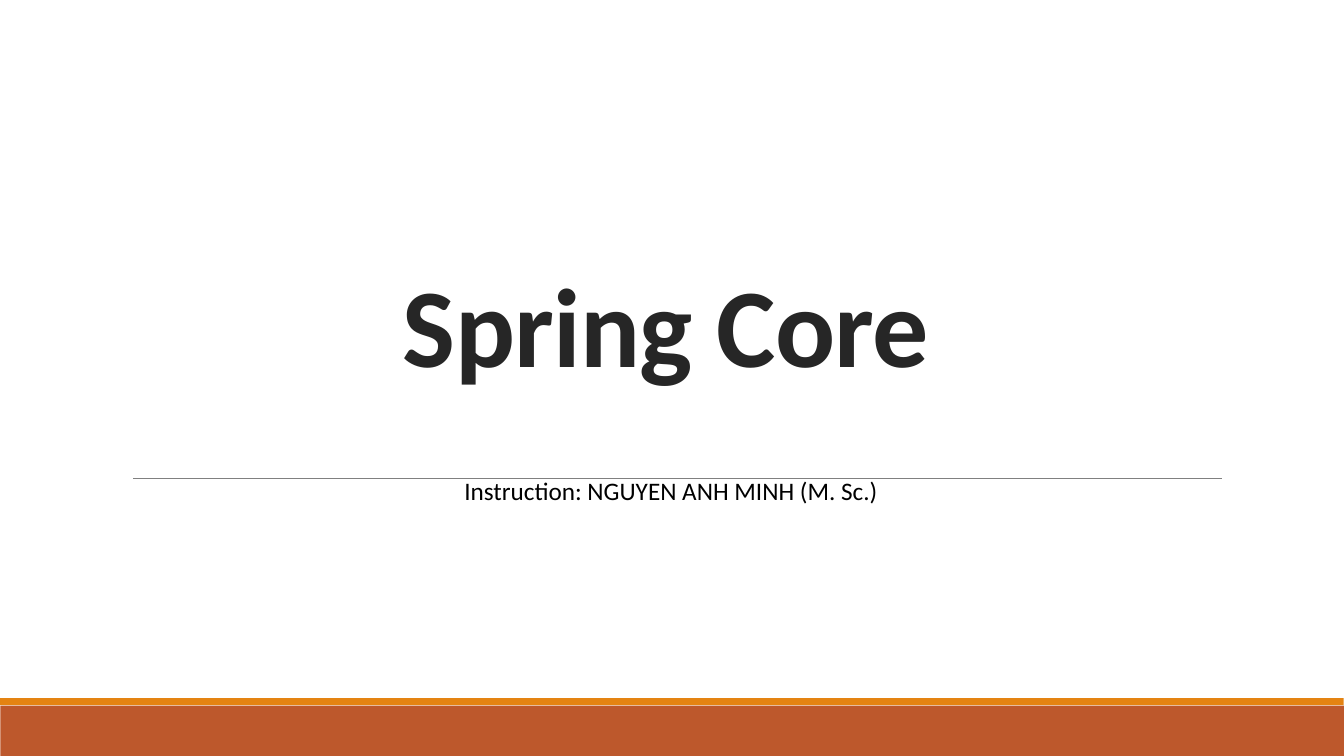
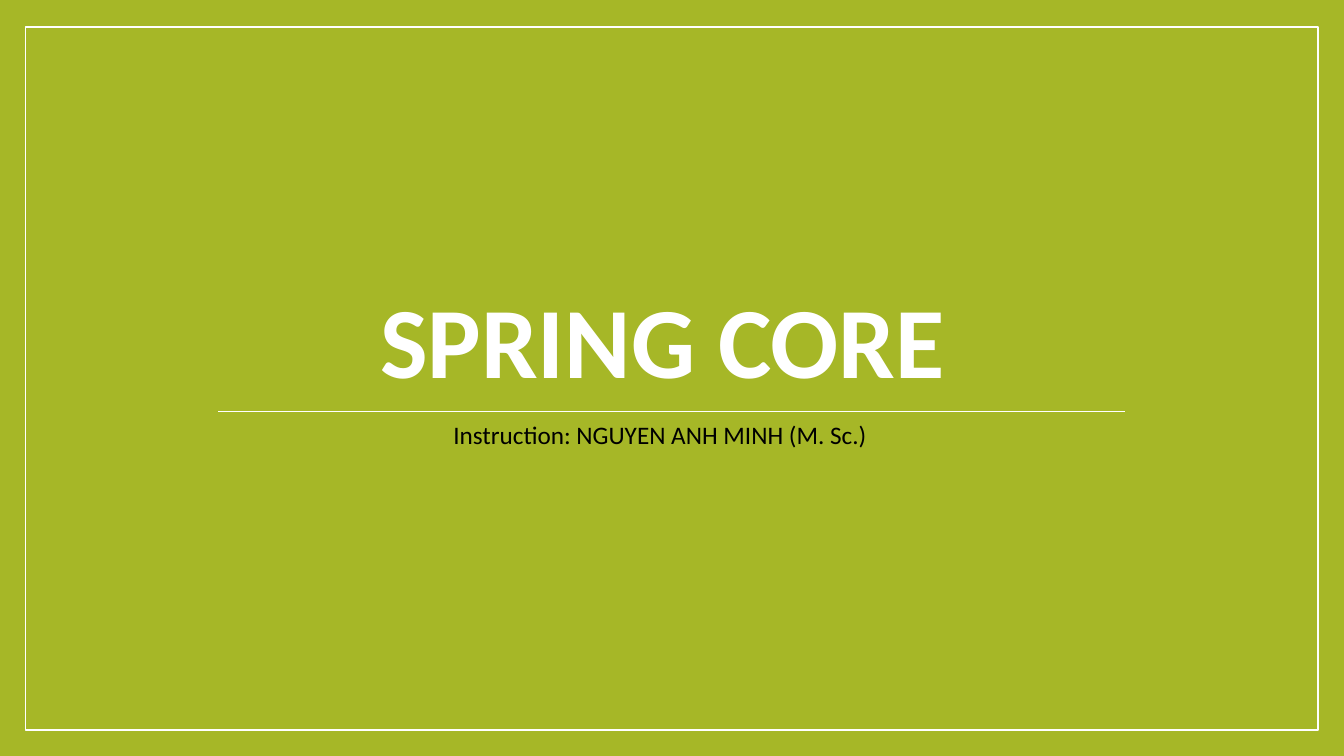
Before and after one commit to minhcnrs/JAVA_Course_Spring_Training, a slide deck: slide 1 of course/Spring-Day2.pptx. Drawn at 1344x756 pixels with LibreOffice and Linux fonts; fonts in the diff are those of the drawing. Boxes give left, top, right and bottom in pixels: in the first picture for what was removed or moved away, otherwise in the second. Text is boxed around its words. In the diff, an @@ line names an element or a change of style, - is before the commit and + after.

```diff
--- a/course/Spring-Day2.pptx
+++ b/course/Spring-Day2.pptx
@@ background #FFFFFF to #A6B727 @@
@@ rectangle added at (25,27,1318,730), fill #A6B727, outline #FFFFFF 1 pt @@
@@ title at (380,312,944,379): text changed; size 80 to 72 pt; text colour #262626 to #FFFFFF @@
-Spring Core
+SPRING CORE
@@ line moved from (133, 479) - (1222, 479) to (218, 411) - (1125, 411) @@
@@ line (218, 411) - (1125, 411): stroke #808080 0.5 pt to #FFFFFF 0.79 pt @@
@@ text "Instruction: NGUYEN ANH MINH (M. ...": place and size @@
-text "Instruction: NGUYEN ANH MINH (M. ..." at (464,482,877,504)
+text "Instruction: NGUYEN ANH MINH (M. ..." at (453,426,866,447)
@@ rectangle removed at (0,706,1344,756) @@
@@ rectangle removed at (0,699,1344,706) @@
```
Also in this commit, not shown: 59 other slides changed, 8 other files.
